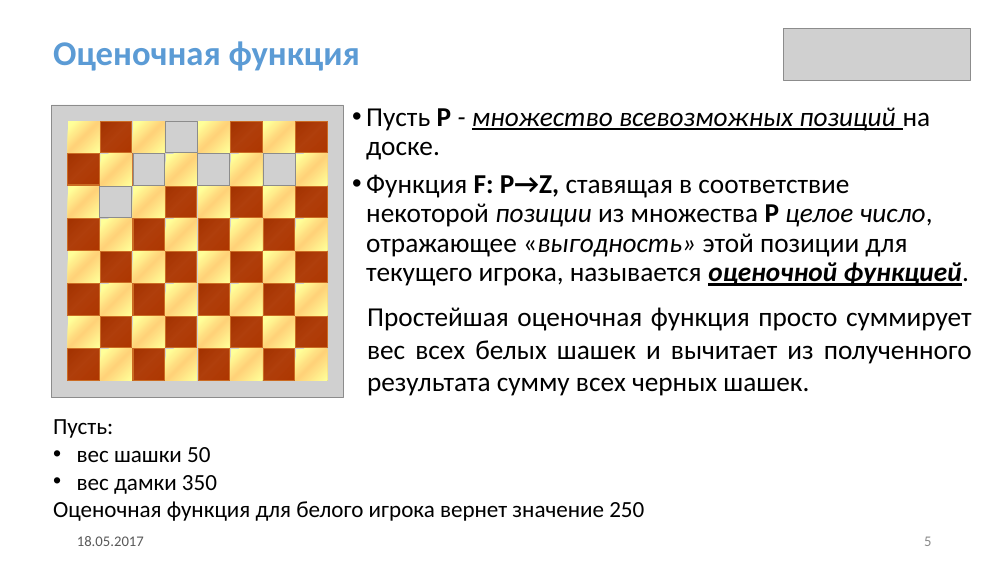
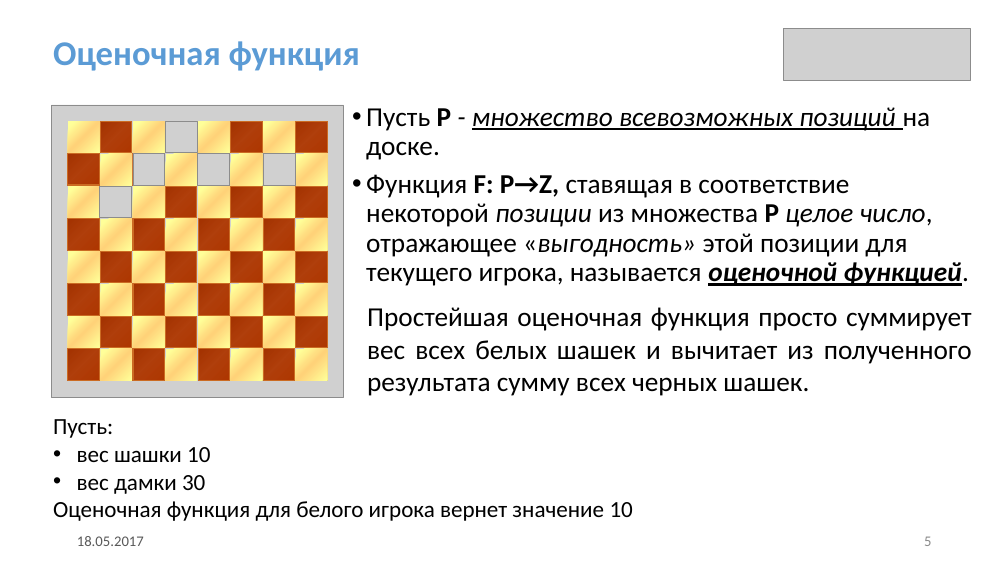
Before and after one commit to GrachevaElena/Checkers, a slide deck: slide 5 of ProjectNewDesign.pptx. Drawn at 1008x567 pixels with LibreOffice and Linux fonts; fonts in the diff are those of the drawing; grey boxes stand for pictures. Boxes give left, top, right and bottom in pixels: in the first picture for what was removed or moved away, otherwise in the second. Text is boxed around its words. In the diff, an @@ line names an element or a change of style, - is before the commit and + after.

```diff
--- a/ProjectNewDesign.pptx
+++ b/ProjectNewDesign.pptx
@@ text at (53,447,633,521): text changed @@
-• вес шашки 50
-• вес дамки 350
-Оценочная функция для белого игрока вернет значение 250
+• вес шашки 10
+• вес дамки 30
+Оценочная функция для белого игрока вернет значение 10
```
Also in this commit, not shown: 4 other slides changed, 1 slide removed.
